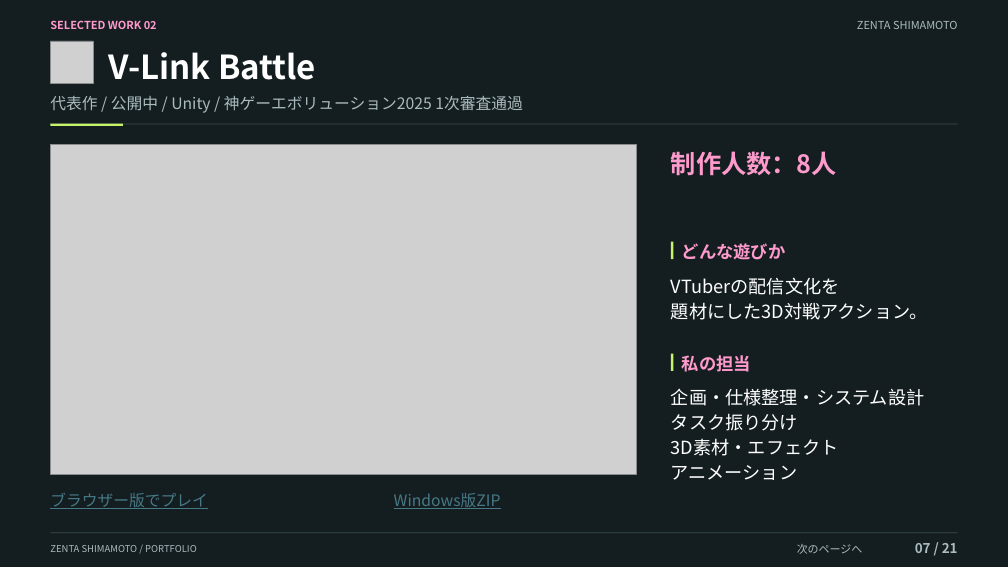
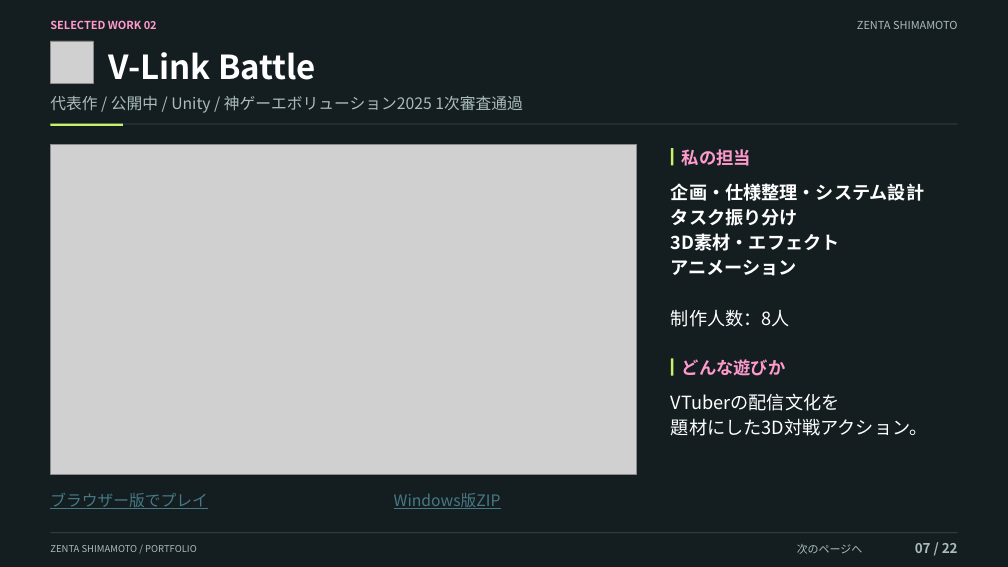
Before and after one commit to kuon-haruto/portfolio, a slide deck: slide 7 of documents/portfolio/島本善太_ポートフォリオ.pptx. Drawn at 1008x567 pixels with LibreOffice and Linux fonts; fonts in the diff are those of the drawing; grey boxes stand for pictures. Boxes give left, top, right and bottom in pixels: in the first picture for what was removed or moved away, otherwise in the second. Text is boxed around its words. In the diff, an @@ line names an element or a change of style, - is before the commit and + after.

```diff
--- a/documents/portfolio/島本善太_ポートフォリオ.pptx
+++ b/documents/portfolio/島本善太_ポートフォリオ.pptx
@@ rectangle: place and size @@
-rectangle at (671,242,674,259)
+rectangle at (671,148,674,166)
@@ text "私の担当": place and size @@
-text "私の担当" at (682,355,751,372)
+text "私の担当" at (682,149,751,166)
@@ text "企画・仕様整理・システム設計": place and size @@
-text "企画・仕様整理・システム設計" at (671,388,924,480)
+text "企画・仕様整理・システム設計" at (671,183,924,276)
@@ text "企画・仕様整理・システム設計" at (671,183,924,276): bold on @@
@@ text "制作人数：8人": place and size @@
-text "制作人数：8人" at (671,151,837,176)
+text "制作人数：8人" at (671,309,790,327)
@@ text "制作人数：8人" at (671,309,790,327): size 24 to 17.2 pt, text colour #FF9ACD to #FFFFFF, bold off @@
@@ rectangle: place and size @@
-rectangle at (671,354,674,371)
+rectangle at (671,358,674,376)
@@ text "どんな遊びか": place and size @@
-text "どんな遊びか" at (682,243,786,260)
+text "どんな遊びか" at (682,359,786,376)
@@ text "VTuberの配信文化を": place and size @@
-text "VTuberの配信文化を" at (671,277,927,320)
+text "VTuberの配信文化を" at (671,393,927,436)
@@ text at (915,543,958,553): text changed @@
-07 / 21
+07 / 22
```
Also in this commit, not shown: 20 other slides changed, 1 slide added, 11 other files.
